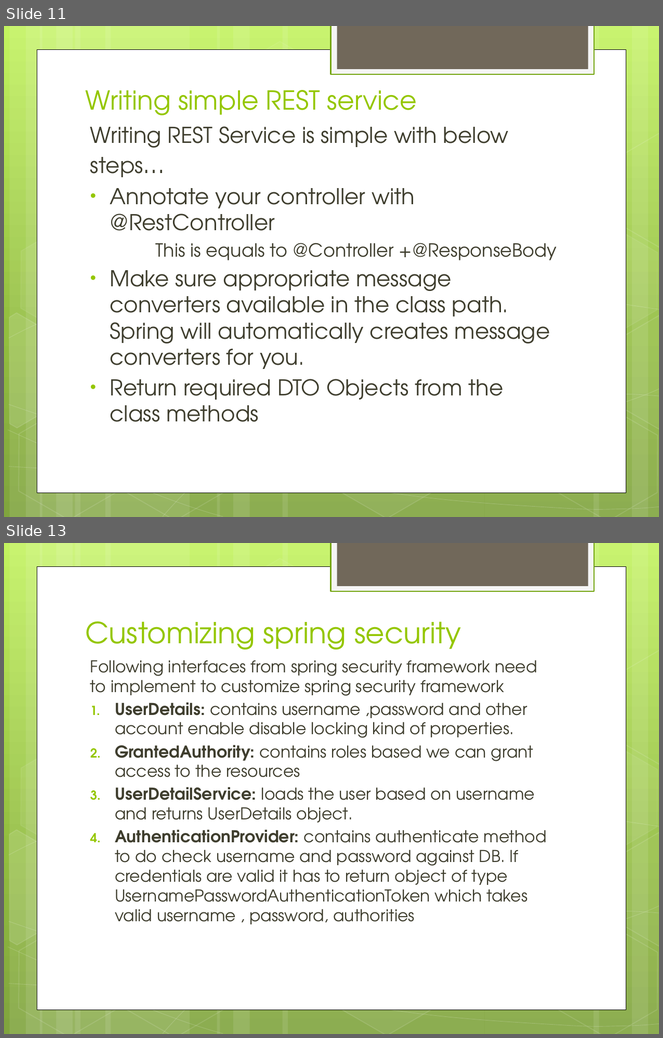
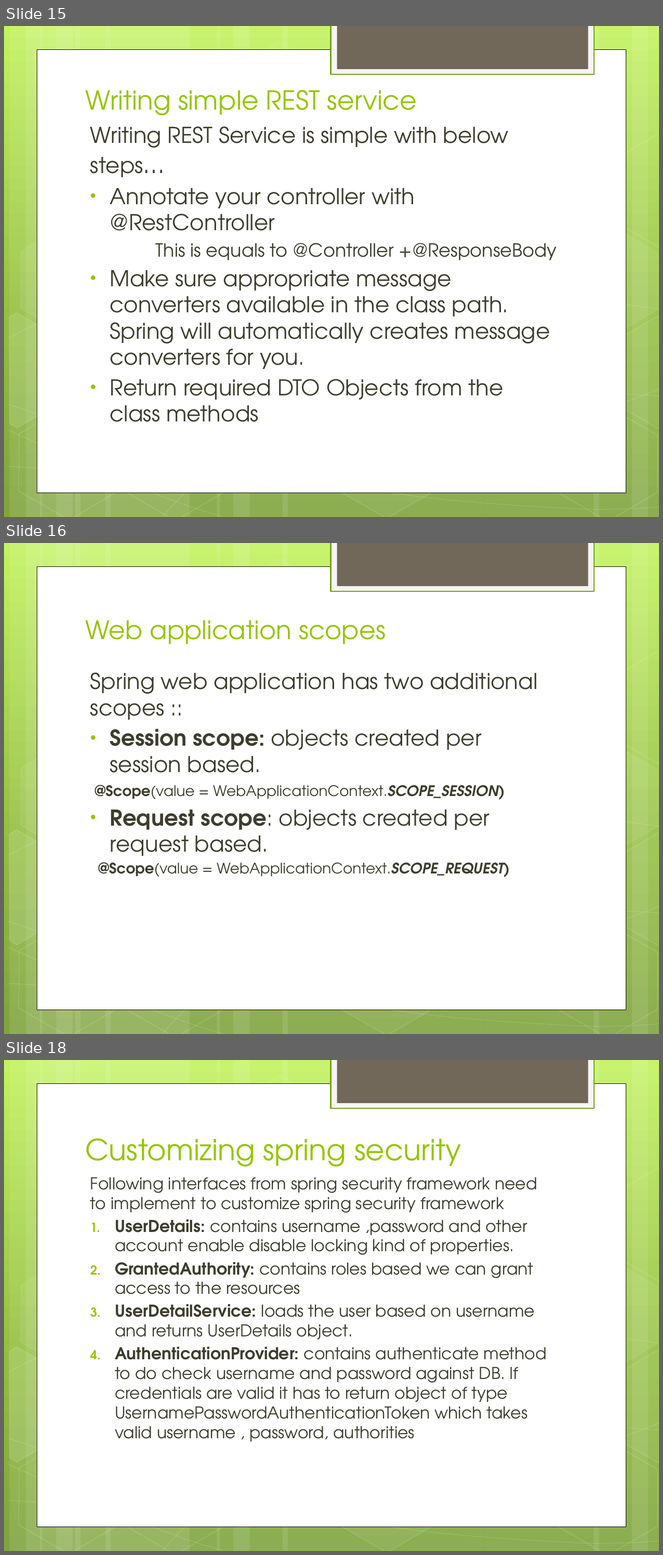
Before and after one commit to IPython-Learn/spring-web-training, a slide deck: SpringWebTraining.pptx. Shown one above the other, each under a label of ours: slides 11 and 13 before the commit, slides 15, 16 and 18 after it; the slides between them are not shown. The pictures are 663x1038 and 663x1555 pixels, drawn with LibreOffice and Linux fonts; fonts in the diff are those of the drawing. Boxes give left, top, right and bottom in pixels: in the first picture for what was removed or moved away, otherwise in the second. Text is boxed around its words. In the diff, an @@ line names an element or a change of style, - is before the commit and + after.

```diff
--- a/SpringWebTraining.pptx
+++ b/SpringWebTraining.pptx
@@ slide 16 added at box(4, 543, 659, 1034), background gradient #C3F35F to #93BF3F to #81A53E; not listed: 31 template elements that a slide beside it also shows @@
@@ title added at box(85, 620, 386, 644), 28 pt, text #94C600 @@
+Web application scopes
@@ text added at box(90, 672, 538, 877), 24 pt, text #3E3D2D @@
+Spring web application has two additional scopes ::
+• Session scope: objects created per session based.
+@Scope(value = WebApplicationContext.SCOPE_SESSION)
+• Request scope: objects created per request based.
+@Scope(value = WebApplicationContext.SCOPE_REQUEST)
@@ what was slide 11 is now slide 15 @@
@@ what was slide 13 is now slide 18 @@
```
Also in this commit, not shown: 8 slides changed, 4 other slides added, 8 other files.
